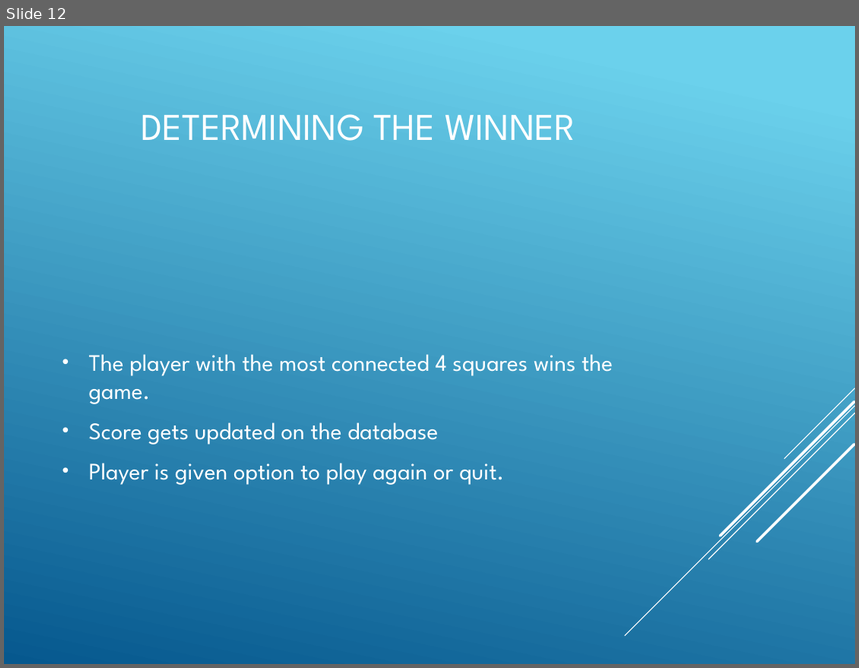
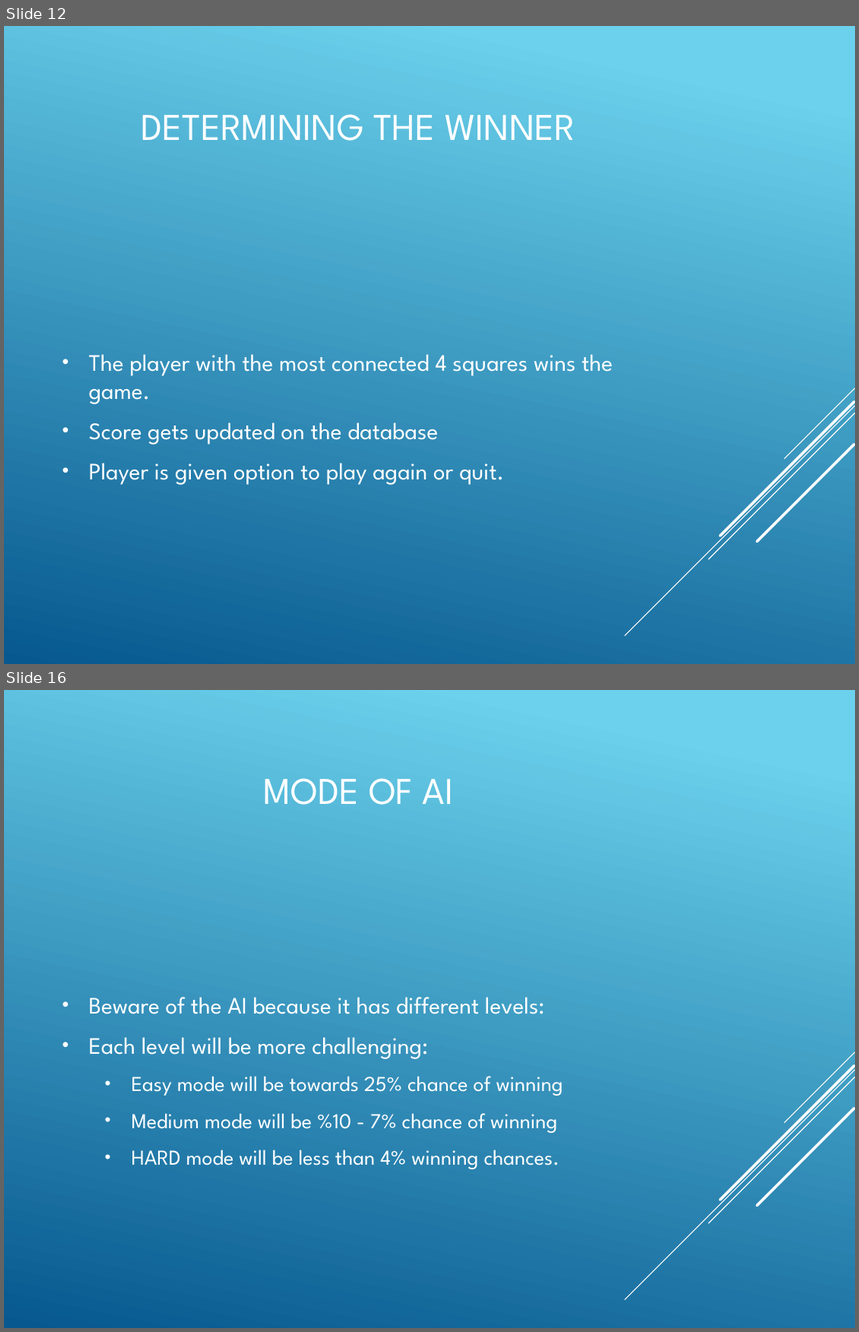
Before and after one commit to Amatarasu/A-Team, a slide deck: Power Point Presentation-bk.pptx. Shown one above the other, each under a label of ours: slide 12 before the commit, slides 12 and 16 after it; the slides between them are not shown. The pictures are 859x668 and 859x1332 pixels, drawn with LibreOffice and Linux fonts; fonts in the diff are those of the drawing. Boxes give left, top, right and bottom in pixels: in the first picture for what was removed or moved away, otherwise in the second. Text is boxed around its words. In the diff, an @@ line names an element or a change of style, - is before the commit and + after.

```diff
--- a/Power Point Presentation-bk.pptx
+++ b/Power Point Presentation-bk.pptx
@@ slide 16 added at <box>4,690,855,1328</box>, background gradient #6ED2EB to #06588E; not listed: 5 template elements that a slide beside it also shows @@
@@ title added at <box>263,778,454,805</box>, 32 pt, text #FFFFFF @@
+MODE OF AI
@@ text added at <box>89,997,563,1170</box>, 18 pt, text #FFFFFF @@
+• Beware of the AI because it has different levels:
+• Each level will be more challenging:
+  • Easy mode will be towards 25% chance of winning
+  • Medium mode will be %10 - 7% chance of winning
+  • HARD mode will be less than 4% winning chances.
```
Also in this commit, not shown: 1 slide changed, 11 other slides added, 1 slide removed, 8 other files.
